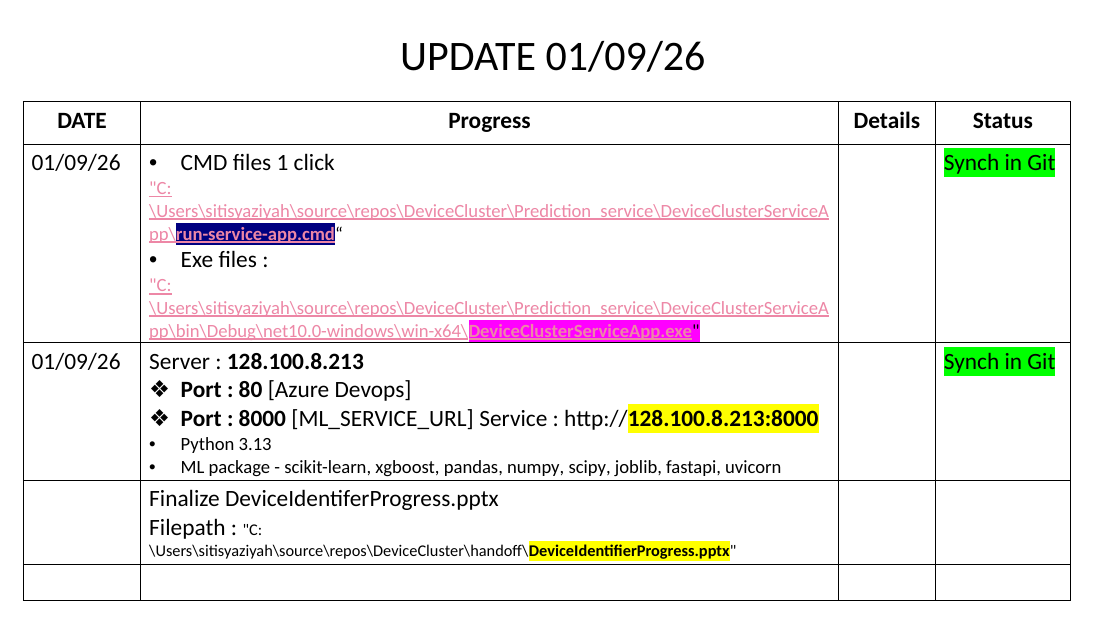
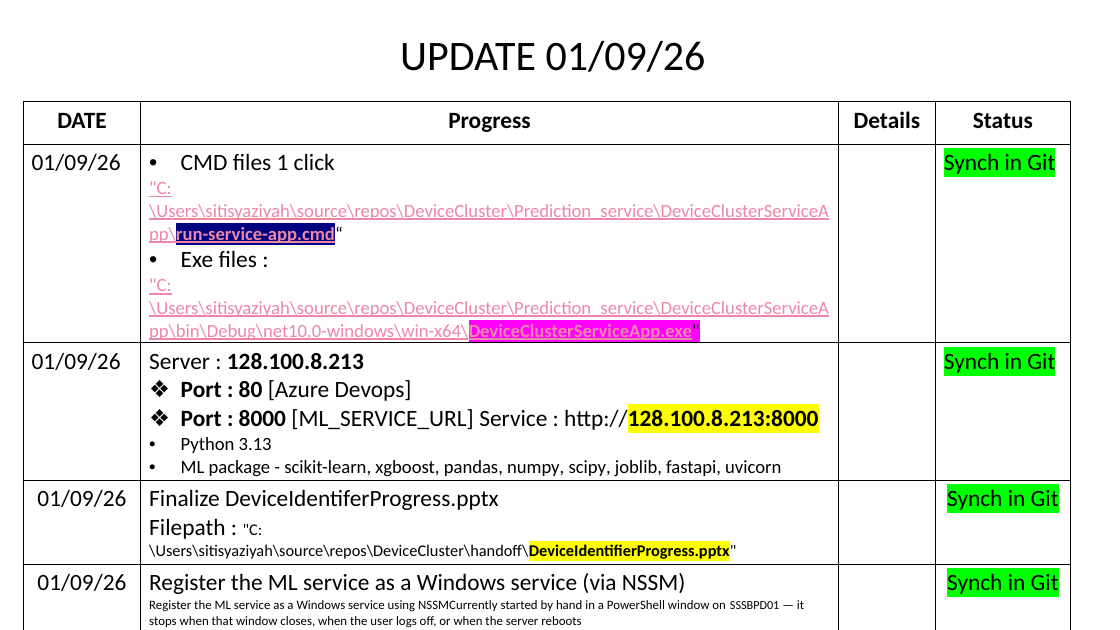
Before and after one commit to Syaziyah30/DeviceCluster, a slide deck: slide 12 of 1.training_model/supplementary/Device Identifier 20260717.pptx. Drawn at 1120x630 pixels with LibreOffice and Linux fonts; fonts in the diff are those of the drawing. Boxes give left, top, right and bottom in pixels: in the first picture for what was removed or moved away, otherwise in the second. Text is boxed around its words. In the diff, an @@ line names an element or a change of style, - is before the commit and + after.

Commit message:
Complete registration ML via winodw service  (NSSM)

```diff
--- a/1.training_model/supplementary/Device Identifier 20260717.pptx
+++ b/1.training_model/supplementary/Device Identifier 20260717.pptx
@@ table at (24, 102, 1071, 630) @@
-row 4, column 1: 
+row 4, column 1: 01/09/26
-row 4, column 4: 
+row 4, column 4: Synch in Git
-row 5:  |  |  | 
+row 5: 01/09/26 | Register the ML service as a Windows service (via NSSM) / Register the ML service as a Windows service using NSSMCurrently started by hand in a PowerShell window on SSSBPD01 — it stops when that window closes, when the user logs off, or when the server reboots / NSSM wraps python -m uvicorn service:app --host 0.0.0.0 --port 8000 so Windows starts it automatically at boot and restarts it if it fails |  | Synch in Git
```
Also in this commit, not shown: 1 other file.
